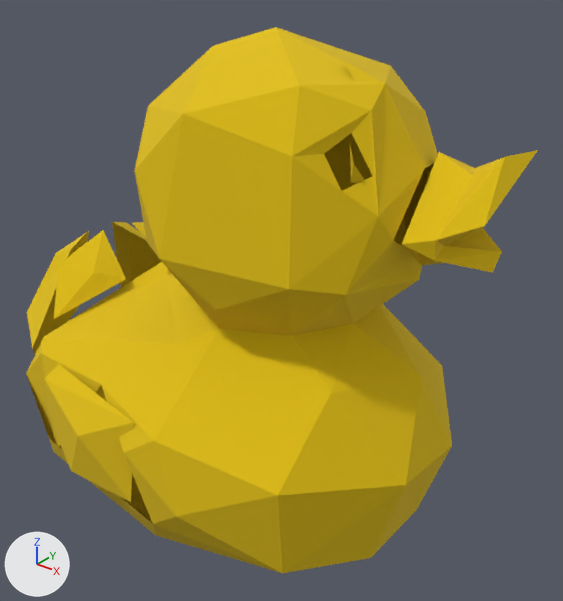
An edit to the glTF model lode-build/assets/duck/lod-2/duck.gltf, drawn before and after from the same camera.
One viewpoint serves both versions: a camera (50 mm lens) standing at (1.666, -1.669, 1.908) and looking at (0.256, 0.093, 0.815). Lighting does not change. The marker at lower left points along +X, +Y and +Z. Where no turn or scale is listed for an object, it has been applied to the vertices.

The first picture shows 'LOD3spShape'.
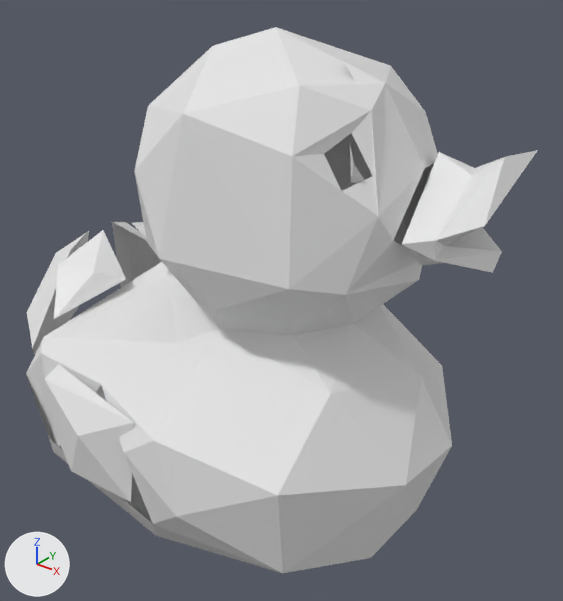
Changed parts and their boxes (x1, y1, x2, y2) in the pictures (563 x 601 px):
'LOD3spShape', recoloured (yellow to white): (26, 27, 538, 573) in both

The change in detail:
me_lod3spshape has 170 vertices, 267 faces and spans x -0.68..0.96, y -0.54..0.61, z 0.1..1.65.
me_lod3spshape no longer uses material mat_blinn3_fx (picture img_duckcm_png).
